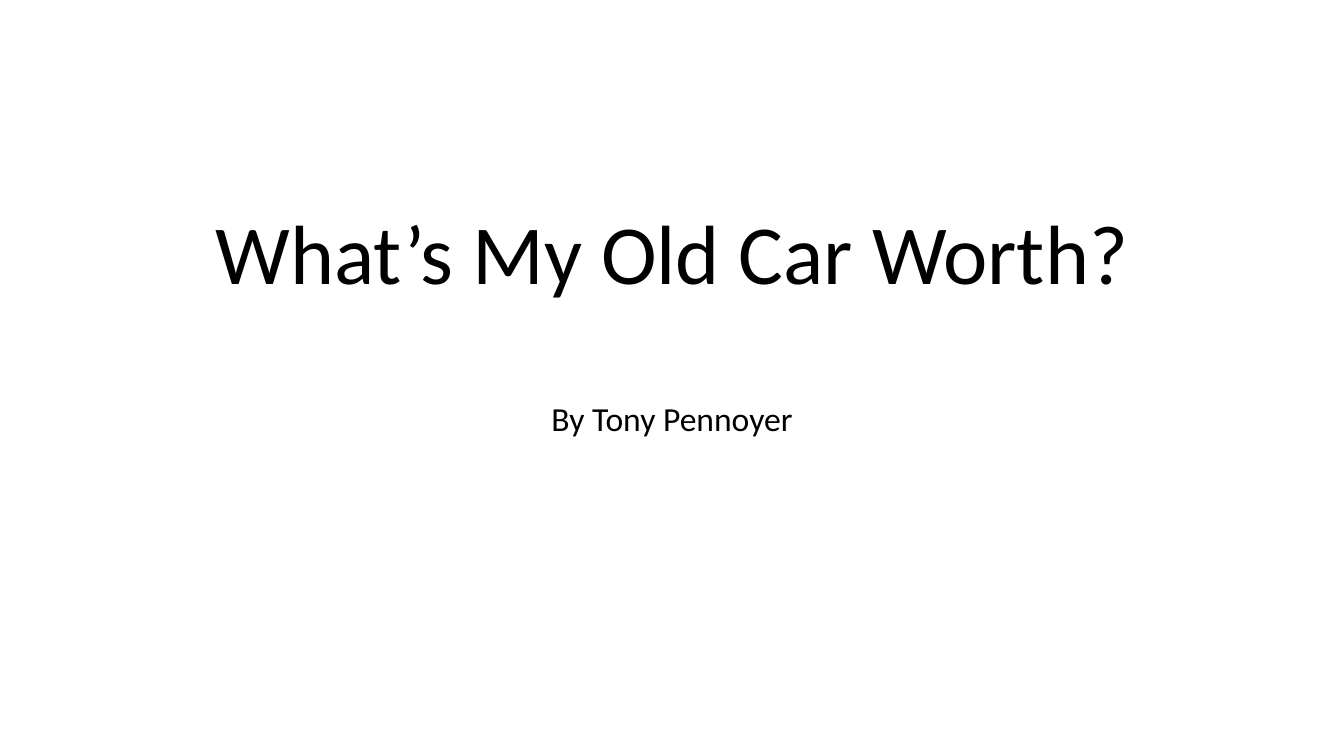
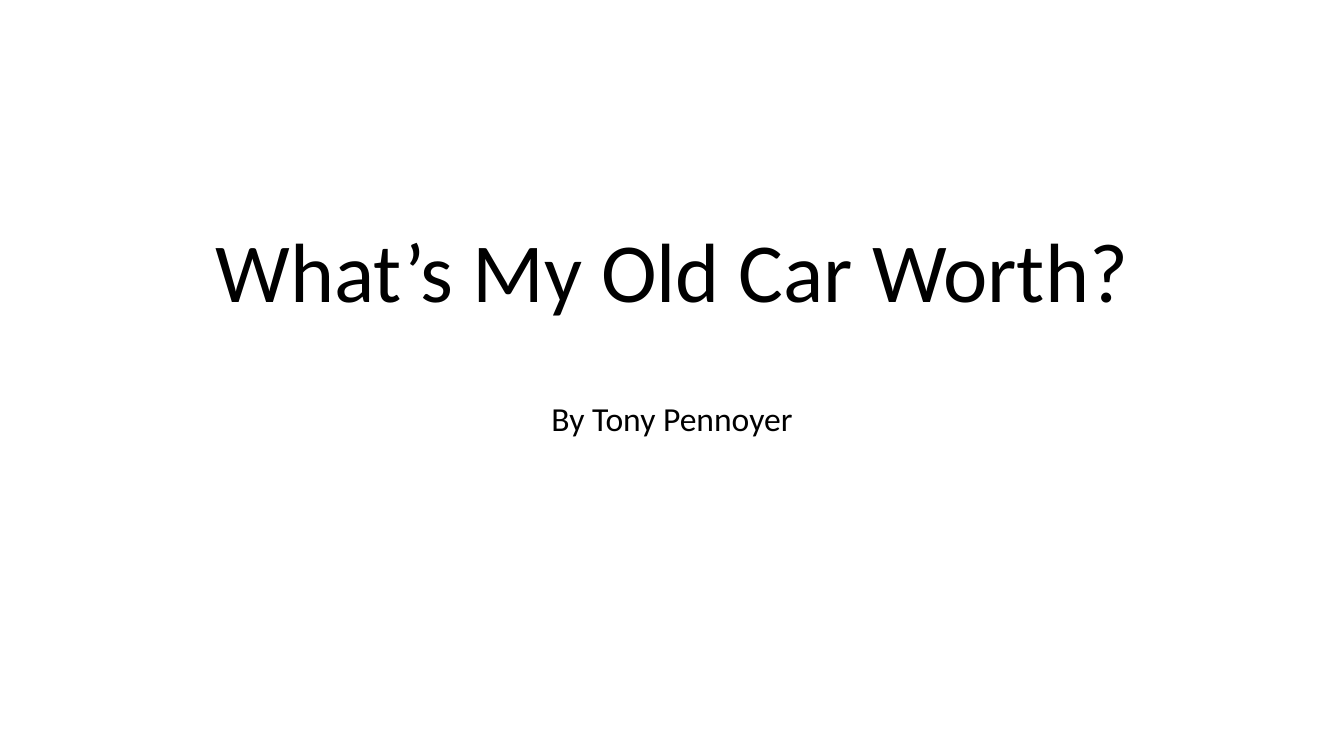
Before and after one commit to tonypennoyer/python_project, a slide deck: slide 1 of Tony_Pennoyer_Python_Proj_Presentation.pptx. Drawn at 1344x756 pixels with LibreOffice and Linux fonts; fonts in the diff are those of the drawing. Boxes give left, top, right and bottom in pixels: in the first picture for what was removed or moved away, otherwise in the second. Text is boxed around its words. In the diff, an @@ line names an element or a change of style, - is before the commit and + after.

```diff
--- a/Tony_Pennoyer_Python_Proj_Presentation.pptx
+++ b/Tony_Pennoyer_Python_Proj_Presentation.pptx
@@ title "What’s My Old Car Worth?": place and size @@
-title "What’s My Old Car Worth?" at (215, 225, 1128, 298)
+title "What’s My Old Car Worth?" at (215, 243, 1128, 316)
```
Also in this commit, not shown: 10 other slides changed.
